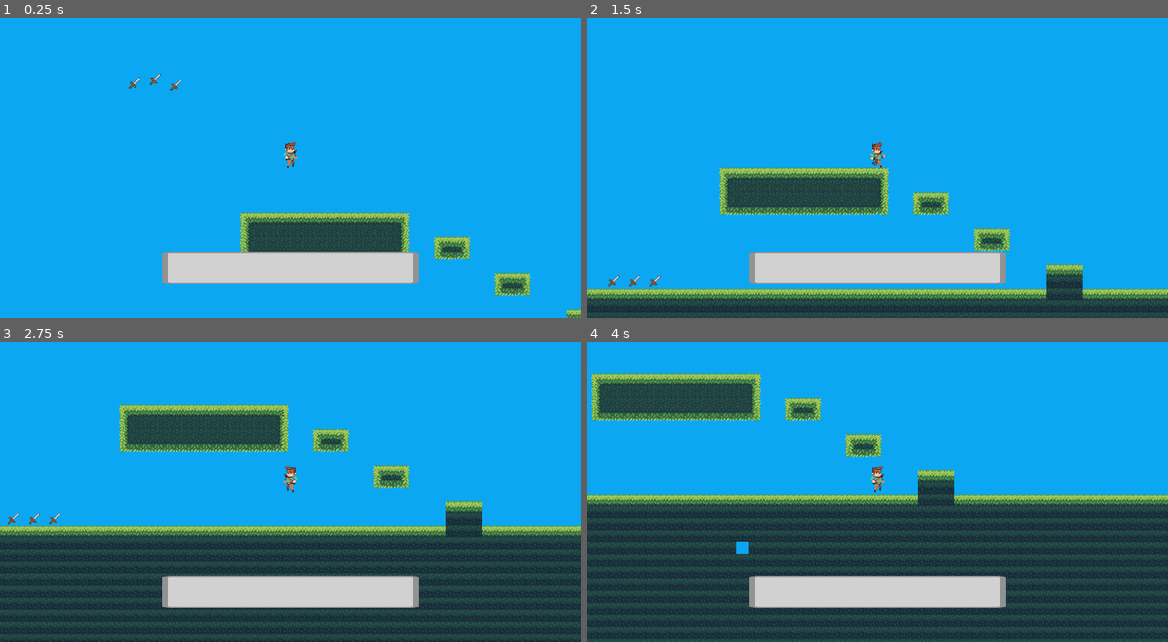
Above: before the commit, frames 1-4 (two rows, left to right).
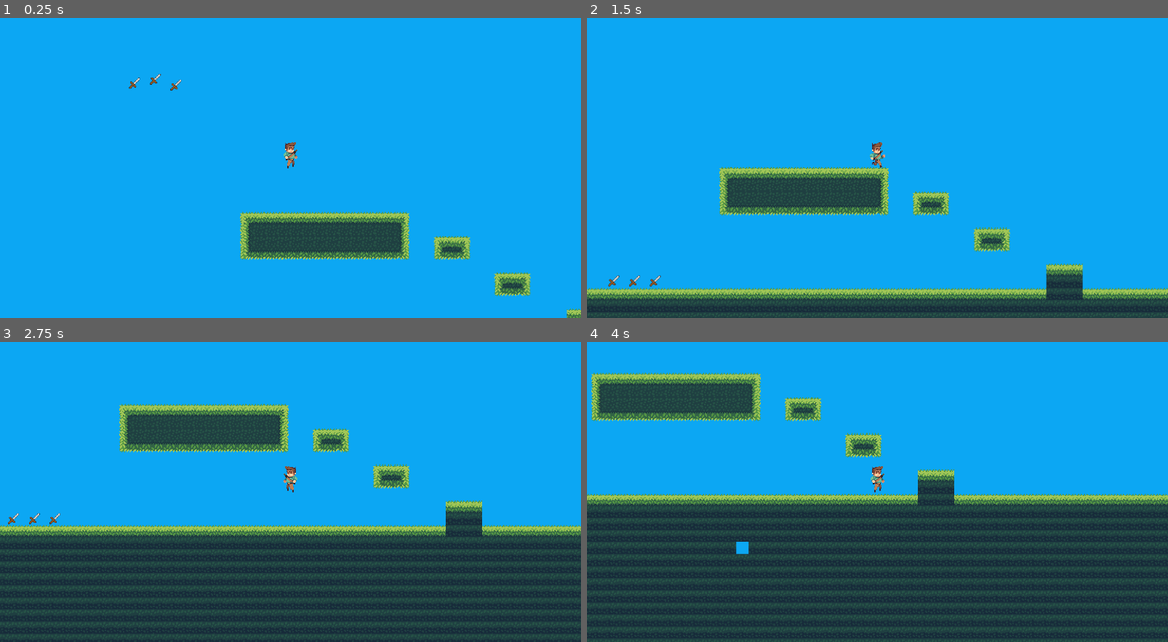
Above: after the commit, the same moments.

Repository: MysteryCoder456/Terons-Crusade
Game: Godot game, scene res://src/scenes/world.tscn
Two runs of this game, one before a commit and one after it. Both use one fixed random seed, a clock stepped at 60 frames per second and the inputs below.
Inputs (mouse positions are in pixels of both pictures, inside the frame that each line leads up to):
- Up to frame 1 (0.25 s): no input
- Up to frame 2 (1.5 s): move the mouse to (1005, 138) at 0.52 s; hold D (move_right) from 0.53 s (still down); right-click (1005, 138) at 0.6 s; click (1005, 138) at 0.67 s; tap W (jump) at 0.77 s; move the mouse to (761, 171) at 1.27 s; click (761, 171) at 1.35 s
- Up to frame 3 (2.75 s): tap W (jump) at 1.52 s; right-click (174, 495) at 1.55 s; move the mouse to (348, 408) at 2.02 s; release D (move_right) at 2.03 s; hold A (move_left) from 2.03 s (still down); tap R (pickup_item) at 2.1 s; click (348, 408) at 2.17 s; right-click (348, 408) at 2.3 s
- Up to frame 4 (4 s): move the mouse to (848, 543) at 2.77 s; release A (move_left) at 2.78 s; hold D (move_right) from 2.78 s (still down); right-click (848, 543) at 2.85 s; click (848, 543) at 2.92 s; tap W (jump) at 3.02, 3.77 s; move the mouse to (1051, 528) at 3.52 s; right-click (1051, 528) at 3.6 s; click (1051, 528) at 3.67 s

The runs differ from the first frame. In frame 1, 4.7% of the frame differs, in the area x 27-73%, y 77-89%; in frame 2, 4.7%; in frame 3, 4.7%; in frame 4, 4.7%.

Commit message:
reverted hotbar UI, planning on redoing it

Diff:
--- a/Terons-Crusade/src/actors/Player.tscn
+++ b/Terons-Crusade/src/actors/Player.tscn
@@ -1,9 +1,8 @@
-[gd_scene load_steps=7 format=2]
+[gd_scene load_steps=6 format=2]
 
 [ext_resource path="res://src/spriteframes/player.tres" type="SpriteFrames" id=1]
 [ext_resource path="res://src/scripts/Player.gd" type="Script" id=2]
 [ext_resource path="res://src/ui/Inventory.tscn" type="PackedScene" id=3]
-[ext_resource path="res://src/ui/HotbarUI.tscn" type="PackedScene" id=4]
 
 [sub_resource type="RectangleShape2D" id=1]
 extents = Vector2( 10, 16 )
@@ -32,10 +31,6 @@
 [node name="Inventory" parent="." instance=ExtResource( 3 )]
 visible = false
 
-[node name="HotbarUI" parent="." instance=ExtResource( 4 )]
-position = Vector2( 0, 150 )
-z_index = 1
-
 [node name="ItemPickupDetector" type="Area2D" parent="."]
 collision_layer = 4
 collision_mask = 8
--- a/Terons-Crusade/src/scripts/Inventory.gd
+++ b/Terons-Crusade/src/scripts/Inventory.gd
@@ -3,7 +3,6 @@
 const Slot = preload("res://src/scripts/Slot.gd")
 const Item = preload("res://src/scripts/Item.gd")
 var held_item = null
-onready var player = find_parent("Player")
 
 
 func _ready():
@@ -12,8 +11,6 @@
 
 	for slot in $Hotbar.get_children():
 		slot.connect("gui_input", self, "slot_gui_input", [slot, true])
-
-#	player.sync_inventory_and_hotbar()
 
 func slot_gui_input(event: InputEvent, slot: Slot, in_hotbar):
 	if event is InputEventMouseButton:
@@ -61,9 +58,6 @@
 				else:
 					Globals.player_inventory[slot_id - 1] = item_info
 				print(Globals.player_hotbar)
-
-			if in_hotbar:
-				player.sync_inventory_and_hotbar()
 
 
 func add_item(item: Item) -> bool:
@@ -117,7 +111,6 @@
 		var item_info = [free_slot.item.item_name, free_slot.item.item_quantity]
 		if slot_found_in_hotbar:
 			Globals.player_hotbar[slot_id - 1] = item_info
-			player.sync_inventory_and_hotbar()
 		else:
 			Globals.player_inventory[slot_id - 1] = item_info
 		print(Globals.player_hotbar)
--- a/Terons-Crusade/src/scripts/Player.gd
+++ b/Terons-Crusade/src/scripts/Player.gd
@@ -14,14 +14,12 @@
 	$Inventory.visible = false
 
 	refresh_inventory()
-	sync_inventory_and_hotbar()
 
 
 func _input(event):
 	if Input.is_action_just_pressed("open_inventory"):
 		$Inventory.visible = !inventory_open
 		inventory_open = $Inventory.visible
-		$HotbarUI.visible = !$Inventory.visible
 
 	if Input.is_action_just_pressed("pickup_item"):
 		if len(itemdrops_in_reach) > 0:
@@ -49,16 +47,6 @@
 			var item_object = item_scene.instance()
 			item_object.init(item_info[0], item_info[1])
 			get_node("Inventory/MainInventory/Slot" + String(inv_id + 1)).place_item(item_object)
-
-
-func sync_inventory_and_hotbar():
-	# Clear Hotbar UI
-	for child in $HotbarUI/HotbarGrid.get_children():
-		$HotbarUI/HotbarGrid.remove_child(child)
-		child.queue_free()
-
-	for slot in $Inventory/Hotbar.get_children():
-		$HotbarUI/HotbarGrid.add_child(slot)
 
 
 func get_movement_velocity():
--- a/Terons-Crusade/src/ui/HotbarUI.tscn
+++ /dev/null
@@ -1,106 +0,0 @@
-[gd_scene load_steps=4 format=2]
-
-[ext_resource path="res://assets/ui/inventory_bg.png" type="Texture" id=1]
-[ext_resource path="res://assets/ui/inventory_slot.png" type="Texture" id=2]
-
-[sub_resource type="StyleBoxTexture" id=1]
-texture = ExtResource( 2 )
-region_rect = Rect2( 0, 0, 72, 72 )
-
-[node name="HotbarUI" type="Node2D"]
-scale = Vector2( 0.5, 0.5 )
-
-[node name="TextureRect" type="TextureRect" parent="."]
-anchor_left = 0.5
-anchor_top = 0.5
-anchor_right = 0.5
-anchor_bottom = 0.5
-margin_left = -340.0
-margin_top = -42.5
-margin_right = 340.0
-margin_bottom = 42.5
-rect_min_size = Vector2( 680, 85 )
-texture = ExtResource( 1 )
-expand = true
-__meta__ = {
-"_edit_use_anchors_": false
-}
-
-[node name="HotbarGrid" type="GridContainer" parent="."]
-anchor_left = 0.5
-anchor_top = 0.5
-anchor_right = 0.5
-anchor_bottom = 0.5
-margin_left = -324.0
-margin_top = -36.0
-margin_right = 324.0
-margin_bottom = 36.0
-rect_min_size = Vector2( 648, 72 )
-custom_constants/vseparation = 0
-custom_constants/hseparation = 0
-columns = 9
-__meta__ = {
-"_edit_use_anchors_": false
-}
-
-[node name="Slot1" type="Panel" parent="HotbarGrid"]
-margin_right = 72.0
-margin_bottom = 72.0
-rect_min_size = Vector2( 72, 72 )
-custom_styles/panel = SubResource( 1 )
-
-[node name="Slot2" type="Panel" parent="HotbarGrid"]
-margin_left = 72.0
-margin_right = 144.0
-margin_bottom = 72.0
-rect_min_size = Vector2( 72, 72 )
-custom_styles/panel = SubResource( 1 )
-
-[node name="Slot3" type="Panel" parent="HotbarGrid"]
-margin_left = 144.0
-margin_right = 216.0
-margin_bottom = 72.0
-rect_min_size = Vector2( 72, 72 )
-custom_styles/panel = SubResource( 1 )
-
-[node name="Slot4" type="Panel" parent="HotbarGrid"]
-margin_left = 216.0
-margin_right = 288.0
-margin_bottom = 72.0
-rect_min_size = Vector2( 72, 72 )
-custom_styles/panel = SubResource( 1 )
-
-[node name="Slot5" type="Panel" parent="HotbarGrid"]
-margin_left = 288.0
-margin_right = 360.0
-margin_bottom = 72.0
-rect_min_size = Vector2( 72, 72 )
-custom_styles/panel = SubResource( 1 )
-
-[node name="Slot6" type="Panel" parent="HotbarGrid"]
-margin_left = 360.0
-margin_right = 432.0
-margin_bottom = 72.0
-rect_min_size = Vector2( 72, 72 )
-custom_styles/panel = SubResource( 1 )
-
-[node name="Slot7" type="Panel" parent="HotbarGrid"]
-margin_left = 432.0
-margin_right = 504.0
-margin_bottom = 72.0
-rect_min_size = Vector2( 72, 72 )
-custom_styles/panel = SubResource( 1 )
-
-[node name="Slot8" type="Panel" parent="HotbarGrid"]
-margin_left = 504.0
-margin_right = 576.0
-margin_bottom = 72.0
-rect_min_size = Vector2( 72, 72 )
-custom_styles/panel = SubResource( 1 )
-
-[node name="Slot9" type="Panel" parent="HotbarGrid"]
-margin_left = 576.0
-margin_right = 648.0
-margin_bottom = 72.0
-rect_min_size = Vector2( 72, 72 )
-custom_styles/panel = SubResource( 1 )
